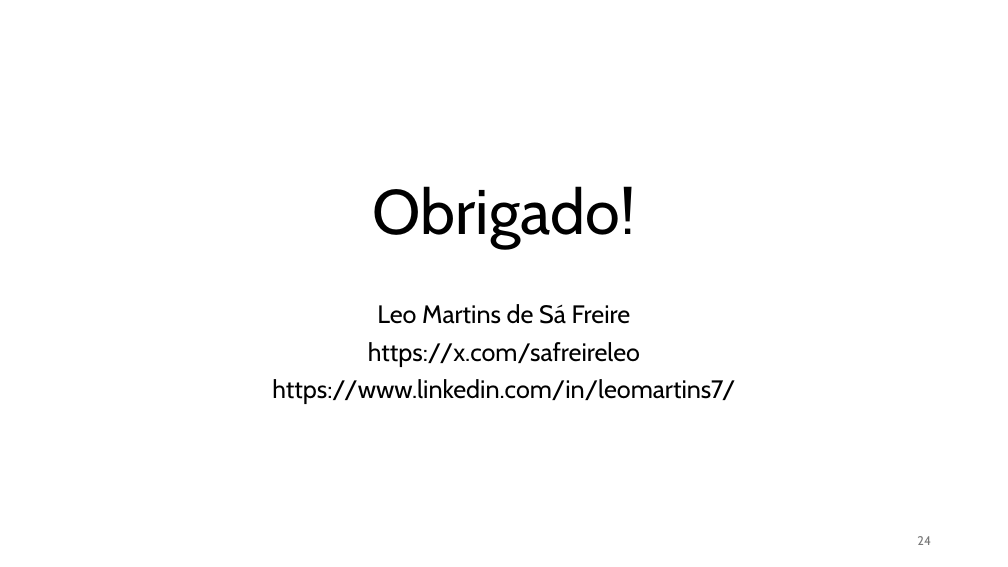
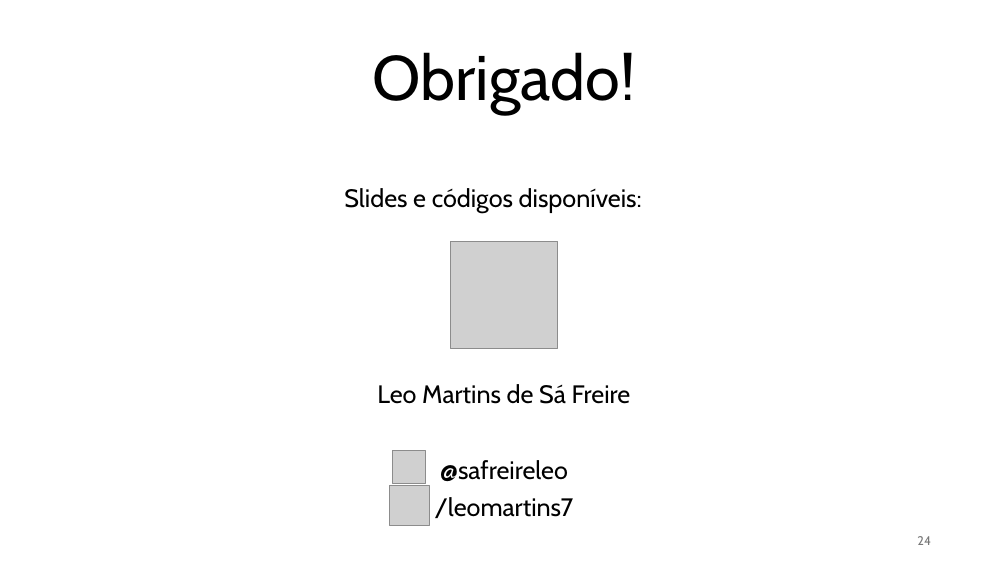
Before and after one commit to leomsafreire/aula_sdc_030625, a slide deck: slide 24 of aula_sdc.pptx. Drawn at 1008x567 pixels with LibreOffice and Linux fonts; fonts in the diff are those of the drawing; grey boxes stand for pictures. Boxes give left, top, right and bottom in pixels: in the first picture for what was removed or moved away, otherwise in the second. Text is boxed around its words. In the diff, an @@ line names an element or a change of style, - is before the commit and + after.

Commit message:
update slides

```diff
--- a/aula_sdc.pptx
+++ b/aula_sdc.pptx
@@ title "Obrigado!": place and size @@
-title "Obrigado!" at [372,186,635,249]
+title "Obrigado!" at [372,52,635,115]
@@ text added at [344,188,642,213], 24 pt, text #000000 @@
+Slides e códigos disponíveis:
@@ picture added at [451,241,558,349] @@
@@ subtitle "Leo Martins de Sá Freire": place and size @@
-subtitle "Leo Martins de Sá Freire" at [272,304,735,404]
+subtitle "Leo Martins de Sá Freire" at [377,384,631,518]
@@ picture added at [393,451,426,483] @@
@@ subtitle at [435,460,574,518]: text changed @@
-https://x.com/safreireleo
-https://www.linkedin.com/in/leomartins7/
+@safreireleo
+/leomartins7
@@ picture added at [389,485,430,526] @@
```
